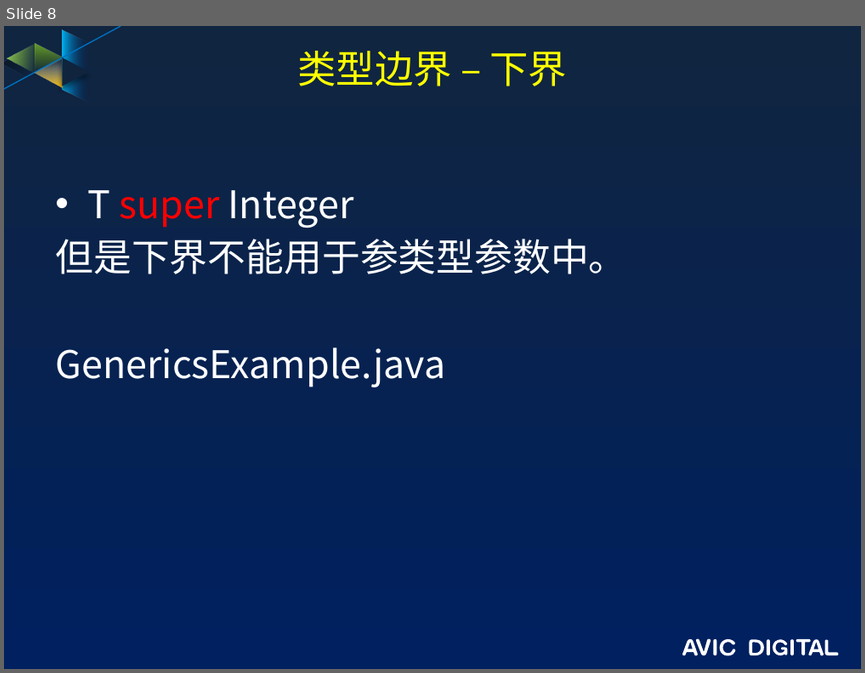
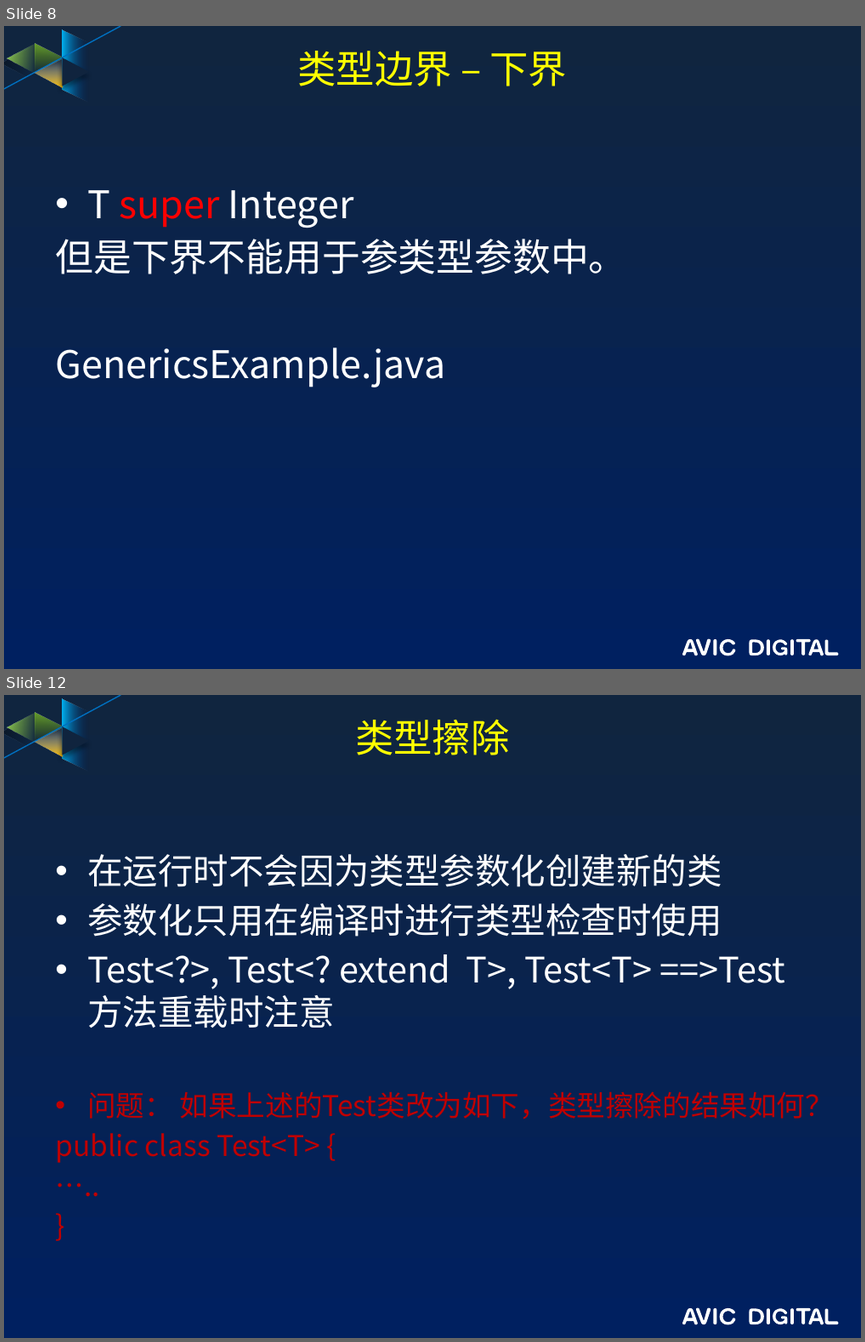
Before and after one commit to guofengzh/java-way, a slide deck: java/docs/06-java-泛型.pptx. Shown one above the other, each under a label of ours: slide 8 before the commit, slides 8 and 12 after it; the slides between them are not shown. The pictures are 865x673 and 865x1342 pixels, drawn with LibreOffice and Linux fonts; fonts in the diff are those of the drawing; background and template pictures are left out. Boxes give left, top, right and bottom in pixels: in the first picture for what was removed or moved away, otherwise in the second. Text is boxed around its words. In the diff, an @@ line names an element or a change of style, - is before the commit and + after.

```diff
--- a/java/docs/06-java-泛型.pptx
+++ b/java/docs/06-java-泛型.pptx
@@ slide 12 added at (x1=4, y1=695, x2=861, y2=1338), background gradient #10253F to #002060; not listed: 17 template elements that a slide beside it also shows @@
@@ title added at (x1=355, y1=719, x2=509, y2=755), 32.4 pt, text #FFFF00 @@
+类型擦除
@@ text added at (x1=55, y1=854, x2=834, y2=1163), 29.6 pt, text #FFFFFF @@
+• 在运行时不会因为类型参数化创建新的类
+• 参数化只用在编译时进行类型检查时使用
+• Test<?>, Test<? extend T>, Test<T> ==>Test 方法重载时注意
+• 问题： 如果上述的Test类改为如下，类型擦除的结果如何？
+public class Test<T> {
+…..
+}
```
Also in this commit, not shown: 1 slide changed, 3 other slides added, 1 slide removed.
